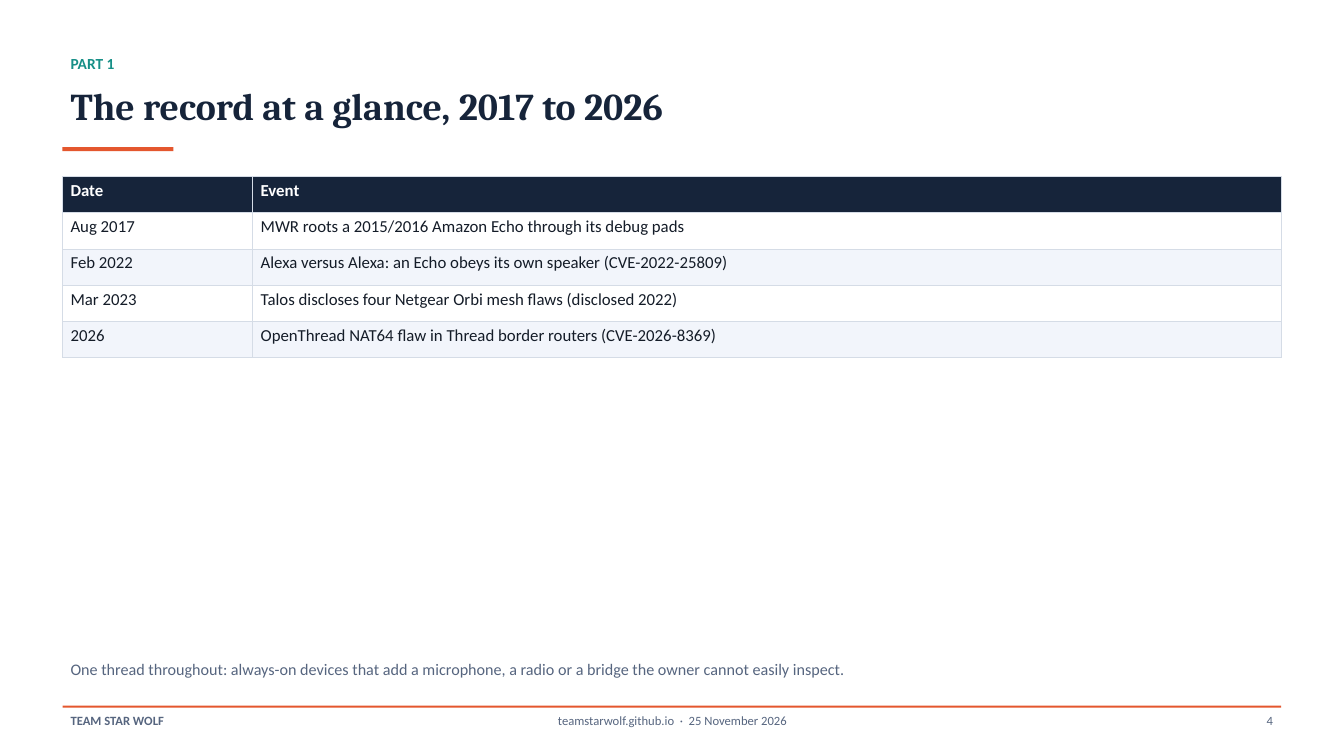
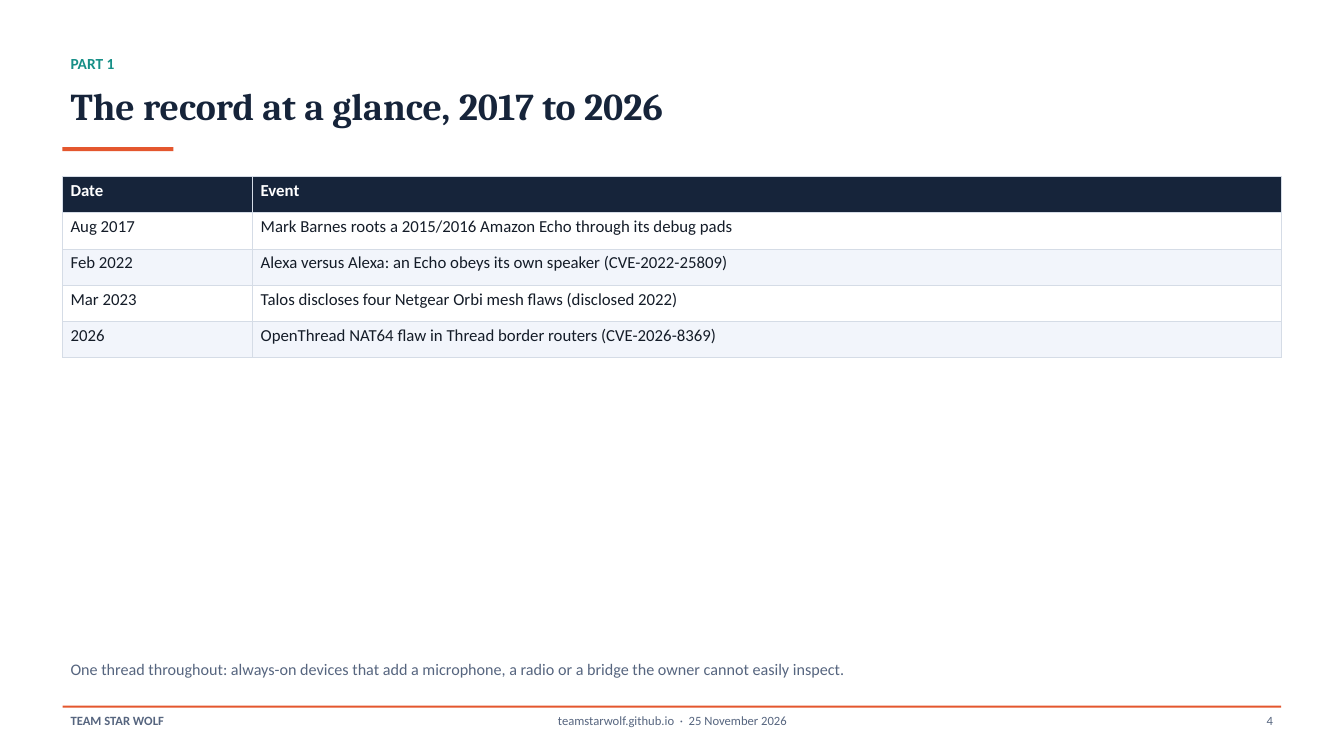
Before and after one commit to TeamStarWolf/TeamStarWolf, a slide deck: slide 4 of case-studies/slides/Mesh_Thread_Home_Network_Case_Study.pptx. Drawn at 1344x756 pixels with LibreOffice and Linux fonts; fonts in the diff are those of the drawing. Boxes give left, top, right and bottom in pixels: in the first picture for what was removed or moved away, otherwise in the second. Text is boxed around its words. In the diff, an @@ line names an element or a change of style, - is before the commit and + after.

```diff
--- a/case-studies/slides/Mesh_Thread_Home_Network_Case_Study.pptx
+++ b/case-studies/slides/Mesh_Thread_Home_Network_Case_Study.pptx
@@ table at [63,176,1281,358] @@
-row 2, column 2: MWR roots a 2015/2016 Amazon Echo through its debug pads
+row 2, column 2: Mark Barnes roots a 2015/2016 Amazon Echo through its debug pads
```
Also in this commit, not shown: 4 other slides changed, 9 other files.
